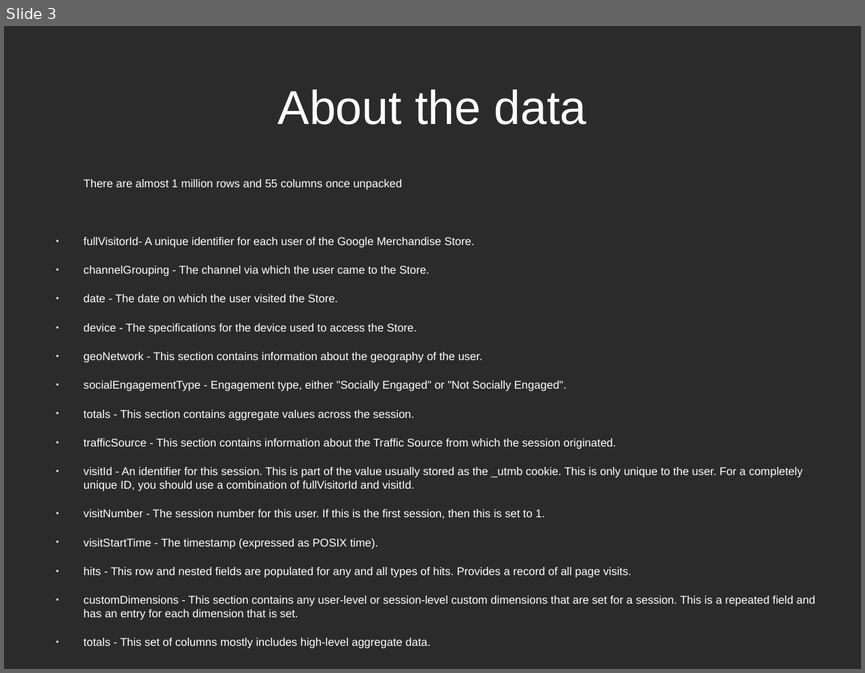
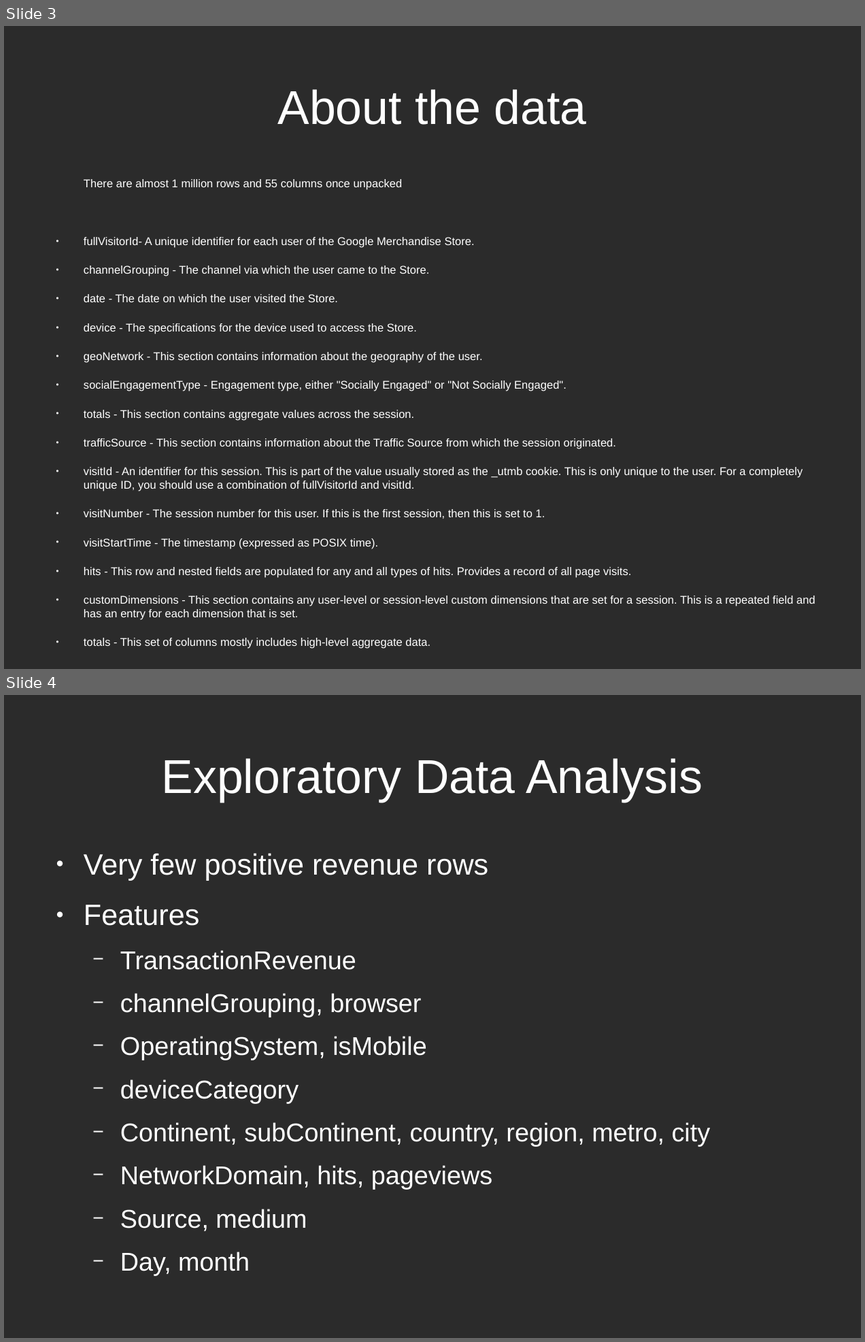
Before and after one commit to ksooklall/CUNY-SPS-Masters-DS, a slide deck: DATA_621/final/gstore_presentation.odp. Shown one above the other, each under a label of ours: slide 3 before the commit, slides 3 and 4 after it. The pictures are 865x673 and 865x1342 pixels, drawn with LibreOffice and Linux fonts; fonts in the diff are those of the drawing; background and template pictures are left out; a plain dark background stands for a picture behind light text. Boxes give left, top, right and bottom in pixels: in the first picture for what was removed or moved away, otherwise in the second. Text is boxed around its words. In the diff, an @@ line names an element or a change of style, - is before the commit and + after.

Commit message:
612-updated presentation

```diff
--- a/DATA_621/final/gstore_presentation.odp
+++ b/DATA_621/final/gstore_presentation.odp
@@ slide 4 added at <box>4,695,861,1338</box>, background picture (left out) @@
@@ title added at <box>162,758,702,802</box>, 44 pt, text #FFFFFF @@
+Exploratory Data Analysis
@@ text added at <box>84,853,711,1231</box>, 23.8 pt, text #FFFFFF @@
+● Very few positive revenue rows
+● Features
+  − TransactionRevenue
+  − channelGrouping, browser
+  − OperatingSystem, isMobile
+  − deviceCategory
+  − Continent, subContinent, country, region, metro, city
+  − NetworkDomain, hits, pageviews
+  − Source, medium
+  − Day, month
```
Also in this commit, not shown: 1 slide changed, 3 other slides added, 2 slides removed, 2 other files.
